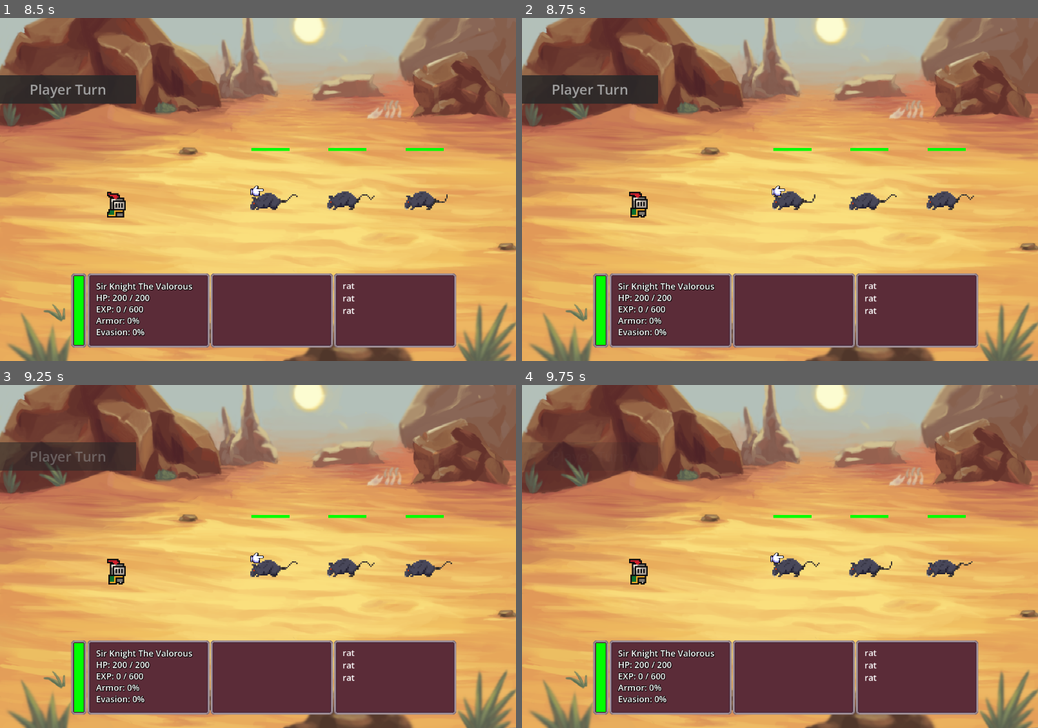
Above: before the commit, frames 1-4 (two rows, left to right).
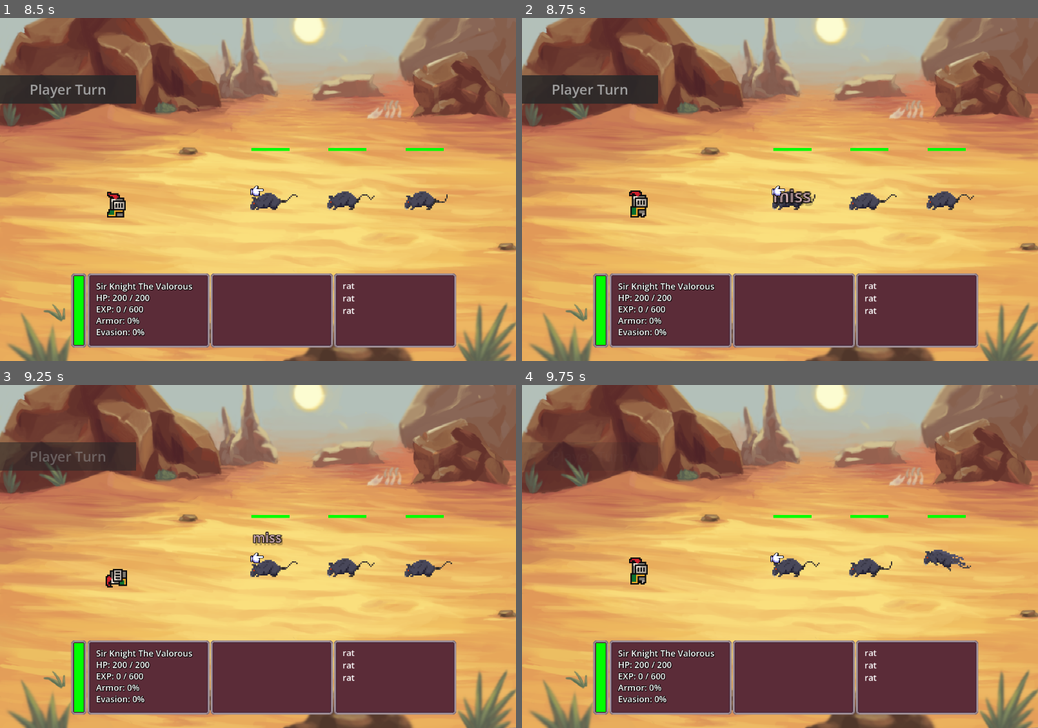
Above: after the commit, the same moments.

Repository: JosiahKey/new-beginnings-version-0.1.0
Game: Godot game, scene res://Scenes/Combat.tscn
Same seed, same stepped clock (60 frames per second), same inputs: the game is played once before the commit and once after it. This scene is started directly instead of the project's main scene.
Inputs (mouse positions are in pixels of both pictures, inside the frame that each line leads up to):
- Up to frame 1 (8.5 s): click (268, 189) at 0.52 s; move the mouse to (371, 172) at 1.27 s; hold D (move_right) 1.28-2 s; click (371, 172) at 1.35 s; drag from (154, 206) to (232, 258) at 2.02 s; move the mouse to (309, 114) at 2.77 s; hold D (move_right) 2.78-3.5 s; hold T (hidehint) 2.78-3.5 s; drag from (232, 258) to (103, 138) at 3.52 s; move the mouse to (412, 240) at 4.27 s; hold A (move_left) 4.28-5 s; click (412, 240) at 4.35 s; drag from (103, 138) to (180, 103) at 5.02 s; move the mouse to (283, 189) at 5.77 s; hold S (move_down) 5.78-6.5 s; hold T (hidehint) 5.78-6.5 s; click (283, 189) at 5.92 s; drag from (180, 103) to (154, 206) at 6.52 s; move the mouse to (371, 172) at 7.27 s; hold W (move_up) 7.28-8 s; click (371, 172) at 7.35 s; click "Attack" at 8 s
- Up to frame 2 (8.75 s): no input
- Up to frame 3 (9.25 s): drag from (154, 573) to (232, 625) at 8.77 s
- Up to frame 4 (9.75 s): move the mouse to (831, 481) at 9.52 s; hold S (move_down) from 9.53 s (still down); hold T (hidehint) from 9.53 s (still down)

Frame 1 is identical in both runs. In frame 2, 0.4% of the frame differs, in the area x 21-57%, y 49-58%; in frame 3, 0.4%; in frame 4, 0.5%, in the area x 21-88%, y 48-58%.
Error before the commit: Invalid access to property or key 'name' on a base object of type 'Nil'. (res://Scripts/combat_player.gd:21)

Commit message:
abilities work
commented out old ability buttons code and replaced with new abilities. setting things up to work normally until its time to start generating random abilities

Diff:
--- a/Globals/abilities_data.gd
+++ b/Globals/abilities_data.gd
@@ -9,7 +9,7 @@
 	"Stat_damage_multiplier" : 0.0,
 	"Final_damage_multiplier": 1,
 	"Accuracy_flat": 0,
-	"Hp_change": 0,
+	"Hp_change_multi": 0,
 	},
 	10002: {"Ability_target": "All_enemies",
 	"Ability_rarity": "common",
@@ -19,7 +19,7 @@
 	"Stat_damage_multiplier" : 0.0,
 	"Final_damage_multiplier": 0.3,
 	"Accuracy_flat": 5,
-	"Hp_change": 0,
+	"Hp_change_multi": 0,
 	},
 	10003: {"Ability_target": "Single_target",
 	"Ability_rarity": "common",
@@ -35,7 +35,7 @@
 	"Ability_rarity": "common",
 	"Ability_requirements": [0,0,0],
 	"Damage_min_flat": 0,
-	"Damage_scaling_stat": "Strength",
+	"Damage_scaling_stat": "",
 	"Stat_damage_multiplier" : 0,
 	"Final_damage_multiplier": 1,
 	"Accuracy_flat": 0,
--- a/Scripts/UI/action_button.gd
+++ b/Scripts/UI/action_button.gd
@@ -8,4 +8,4 @@
 
 func _on_pressed() -> void:
 	SignalBus.action_button_pressed.emit("")
-	SignalBus.player_action_selected.emit(AbilitiesData.abilities_data[10004])
+	SignalBus.player_action_selected.emit(AbilitiesData.abilities_data[10001])
--- a/Scripts/combat_ui.gd
+++ b/Scripts/combat_ui.gd
@@ -91,34 +91,40 @@
 	for i in range(0,enemies.size()):
 		get_node("Background_Image/Sub_Menus/Enemy_Panel/V/Label" + str(i+1)).text = enemies[i]
 
-func _on_action_button_pressed() -> void:
-	get_node("select").playing = true
-	$Background_Image/Player.player_attack_action()
-	actions_container.visible = false
-	players_turn = false
-
-func _on_action_button_2_pressed() -> void:
-	if num_of_heals >= 1:
-		num_of_heals -= 1
-		heal_label.text = "Heal - " + str(num_of_heals) + " left"
-		get_node("select").playing = true
-		$Background_Image/Player.player_heal_action()
-		actions_container.visible = false
-		players_turn = false
-	if num_of_heals <= 0:
-		action2.disabled = true
-
 func select_enemy(enemy: Control):
 	var nodes = get_tree().get_nodes_in_group("selector")
 	for n in nodes:
 		n.visible = false
 	enemy.get_node("Enemy_Hp/Button/Container/Selector").visible = true
 
+func _on_action_button_pressed() -> void:
+	#get_node("select").playing = true
+	#$Background_Image/Player.player_attack_action()
+	#actions_container.visible = false
+	#players_turn = false
+	SignalBus.action_button_pressed.emit("")
+	SignalBus.player_action_selected.emit(AbilitiesData.abilities_data[10001])
+
+func _on_action_button_2_pressed() -> void:
+	if num_of_heals >= 1:
+		num_of_heals -= 1
+		heal_label.text = "Heal - " + str(num_of_heals) + " left"
+		#get_node("select").playing = true
+		#$Background_Image/Player.player_heal_action()
+		#actions_container.visible = false
+		#players_turn = false
+		SignalBus.action_button_pressed.emit("")
+		SignalBus.player_action_selected.emit(AbilitiesData.abilities_data[10004])
+	if num_of_heals <= 0:
+		action2.disabled = true
+
 func _on_action_button_3_pressed() -> void:
-	get_node("select").playing = true
-	$Background_Image/Player.player_aoe_action()
-	actions_container.visible = false
-	players_turn = false
+	#get_node("select").playing = true
+	#$Background_Image/Player.player_aoe_action()
+	#actions_container.visible = false
+	#players_turn = false
+	SignalBus.action_button_pressed.emit("")
+	SignalBus.player_action_selected.emit(AbilitiesData.abilities_data[10002])
 
 func _on_action_button_4_pressed() -> void:
 	get_node("select").playing = true
@@ -127,7 +133,9 @@
 	players_turn = false
 
 func _on_action_button_5_pressed() -> void:
-	get_node("select").playing = true
-	$Background_Image/Player.player_all_in_action()
-	actions_container.visible = false
-	players_turn = false
+	#get_node("select").playing = true
+	#$Background_Image/Player.player_all_in_action()
+	#actions_container.visible = false
+	#players_turn = false
+	SignalBus.action_button_pressed.emit("")
+	SignalBus.player_action_selected.emit(AbilitiesData.abilities_data[10003])
